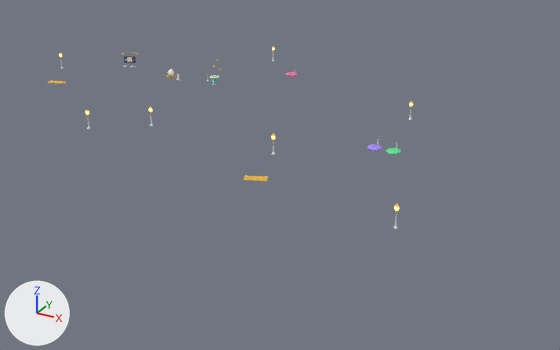
One commit to the FBX model assets/world/world-v7-declutter.fbx: the scene before it, then after it.
Both versions are drawn from a 50 mm camera at (115.7, -183.4, 72.2) aimed at (23.6, -15.8, -11.6). The lights are fixed; the arrows at lower left show +X, +Y and +Z. The first picture is the older version.

Before the edit, the objects in view are built like this:
```python
ob_w7_lamporbs__glow_warm = bpy.data.objects.new('W7_LampOrbs__glow_warm', me_anim__lamp_1_orb_glow__glow_warm_001)
ob_w7_lamporbs__glow_warm.location = (-0.2, -4.0, 5.0)
ob_w7_stations__palette = bpy.data.objects.new('W7_Stations__palette', me_stations_carecradle__book_green_001)
ob_w7_stations__palette.location = (-0.2, -4.0, 4.1)
```
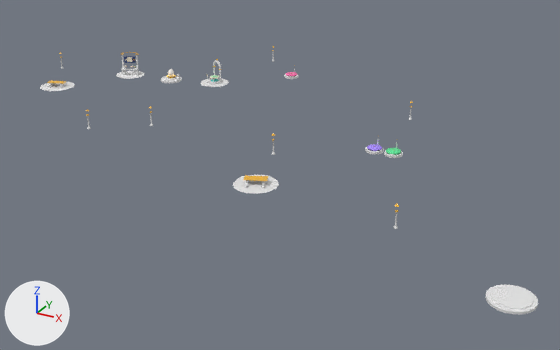
Location of each change, (x1, y1, x2, y2) in pixels of the pictures (560 x 350 px):
'W7_Stations__marble', added: after (40, 55, 538, 315)
'W7_Stations__trim', added: after (121, 68, 532, 308)
'W7_EggsStation__marble', added: after (161, 76, 182, 83)
'W7_LampOrbs__glow_warm', deleted: before (59, 47, 413, 211)

Diff of the bpy script that builds the scene:
```diff
--- a/assets/world/world-v7-declutter.fbx.py
+++ b/assets/world/world-v7-declutter.fbx.py
@@ mat_w1_marble @@
+mat_w1_marble = principled_material('W1_marble')
+mat_w1_marble.base_color = (0.8, 0.8, 0.8)  # white #e7e7e7
+mat_w1_marble.roughness = 0.55
@@ mat_w1_trim @@
+mat_w1_trim = principled_material('W1_trim')
+mat_w1_trim.base_color = (0.8, 0.8, 0.8)  # white #e7e7e7
@@ me_stations_eggnest__marble_001 @@
+me_stations_eggnest__marble_001.from_pydata(...)  # 102 vertices, 84 faces; spans x -3.4..3.4, y -3.4..3.4, z -0.54..0.54
+me_stations_eggnest__marble_001.materials.append(mat_w1_marble)  # white #e7e7e7
@@ me_stations_arrivaldais__trim_001 @@
+me_stations_arrivaldais__trim_001.from_pydata(...)  # 166 vertices, 84 faces; spans x -73.6..73.6, y -52.3..52.3, z -1.2..1.2
+me_stations_arrivaldais__trim_001.materials.append(mat_w1_trim)  # white #e7e7e7
@@ me_stations_arrivaldais__marble_001 @@
+me_stations_arrivaldais__marble_001.from_pydata(...)  # 774 vertices, 625 faces; spans x -82.0..82.0, y -53.0..53.0, z -4.0..4.0
+me_stations_arrivaldais__marble_001.materials.append(mat_w1_marble)  # white #e7e7e7
@@ ob_w7_lamporbs__glow_warm @@
-ob_w7_lamporbs__glow_warm = bpy.data.objects.new('W7_LampOrbs__glow_warm', me_anim__lamp_1_orb_glow__glow_warm_001)
-ob_w7_lamporbs__glow_warm.location = (-0.2, -4.0, 5.0)
@@ ob_w7_eggsstation__marble @@
+ob_w7_eggsstation__marble = bpy.data.objects.new('W7_EggsStation__marble', me_stations_eggnest__marble_001)
+ob_w7_eggsstation__marble.location = (-31.0, 11.0, 0.3)
@@ ob_w7_stations__trim @@
+ob_w7_stations__trim = bpy.data.objects.new('W7_Stations__trim', me_stations_arrivaldais__trim_001)
+ob_w7_stations__trim.location = (25.7, -17.0, 1.3)
@@ ob_w7_stations__marble @@
+ob_w7_stations__marble = bpy.data.objects.new('W7_Stations__marble', me_stations_arrivaldais__marble_001)
+ob_w7_stations__marble.location = (18.5, -17.5, 3.4)
```
